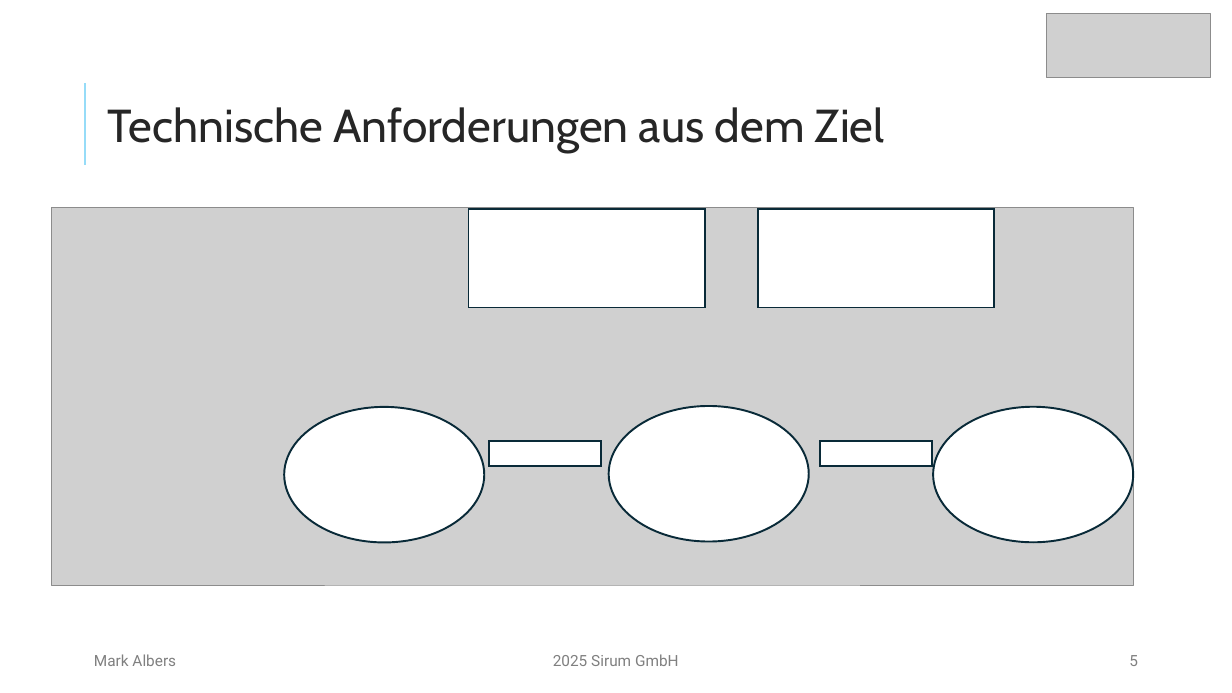
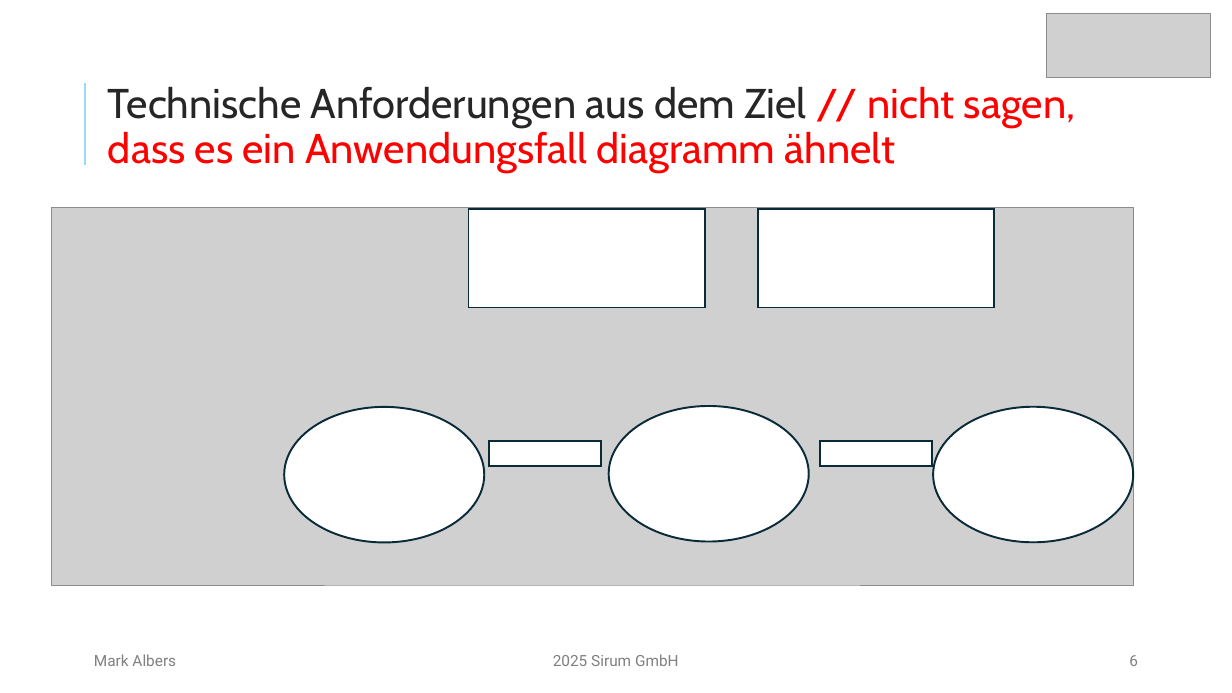
Before and after one commit to mork02/IHK-Projekt, a slide deck: slide 6 of Präsentation/Entwicklung eines Odoo-Moduls zur ZIP-komprimierten Dateiverwaltung im Dokumentenmanagementsystem.pptx (slide 5 before the commit). Drawn at 1232x693 pixels with LibreOffice and Linux fonts; fonts in the diff are those of the drawing; grey boxes stand for pictures. Boxes give left, top, right and bottom in pixels: in the first picture for what was removed or moved away, otherwise in the second. Text is boxed around its words. In the diff, an @@ line names an element or a change of style, - is before the commit and + after.

```diff
--- a/Präsentation/Entwicklung eines Odoo-Moduls zur ZIP-komprimierten Dateiverwaltung im Dokumentenmanagementsystem.pptx
+++ b/Präsentation/Entwicklung eines Odoo-Moduls zur ZIP-komprimierten Dateiverwaltung im Dokumentenmanagementsystem.pptx
@@ title at [108,86,1075,174]: text changed; size 36 to 32.4 pt; text colour #262626 to #FF0000 @@
-Technische Anforderungen aus dem Ziel
+Technische Anforderungen aus dem Ziel // nicht sagen, dass es ein Anwendungsfall diagramm ähnelt
```
Also in this commit, not shown: 5 other slides changed, 1 slide added.
